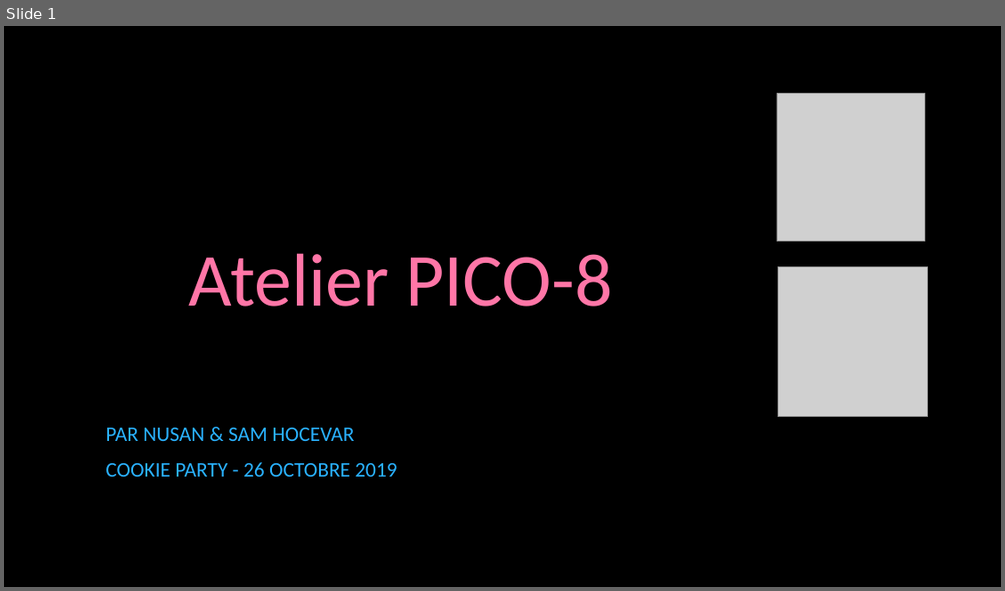
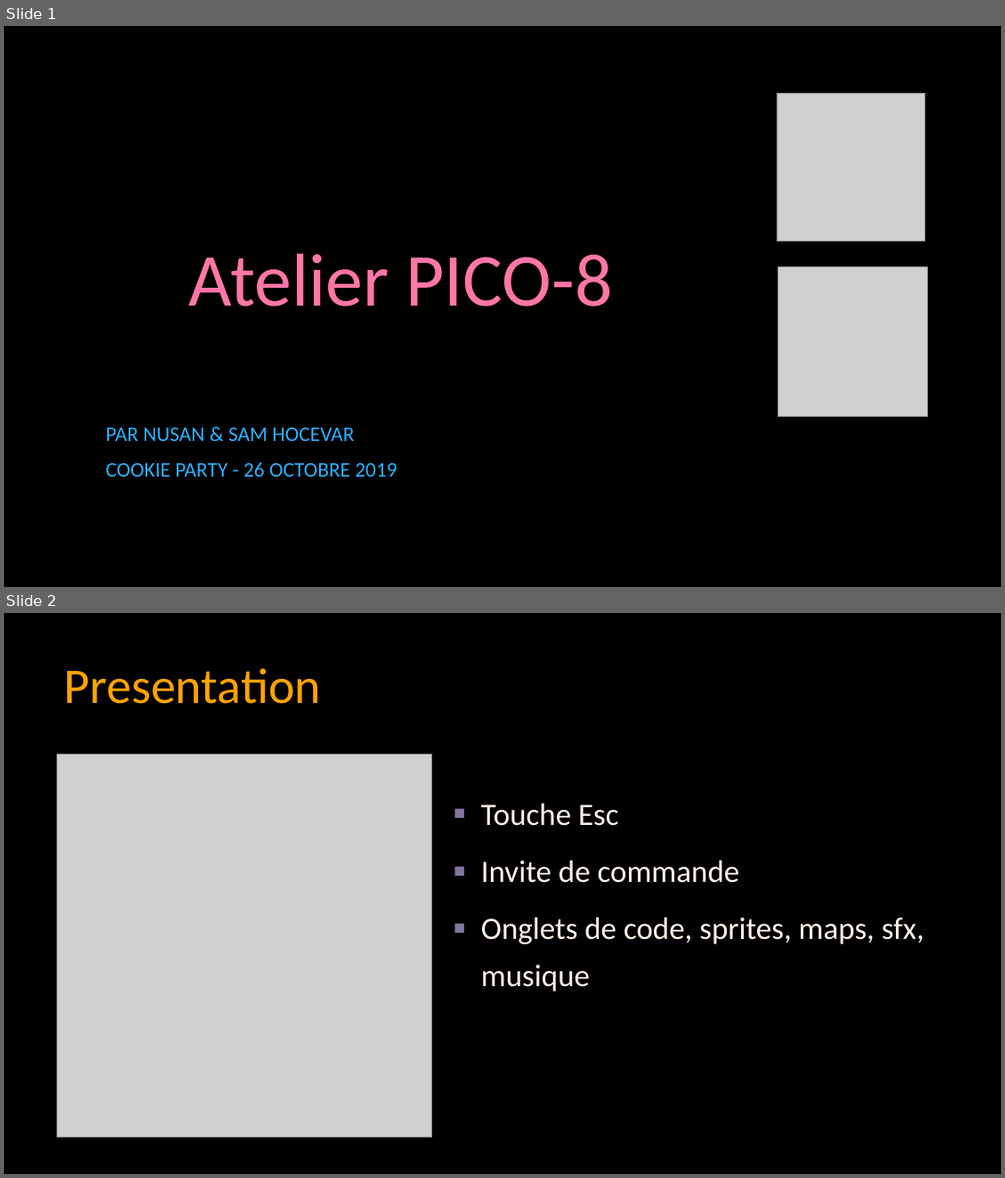
Before and after one commit to samhocevar/cookie-party-pico8-workshop, a slide deck: pico8-workshop.pptx. Shown one above the other, each under a label of ours: slide 1 before the commit, slides 1 and 2 after it. The pictures are 1005x591 and 1005x1178 pixels, drawn with LibreOffice and Linux fonts; fonts in the diff are those of the drawing; grey boxes stand for pictures; background and template pictures are left out. Boxes give left, top, right and bottom in pixels: in the first picture for what was removed or moved away, otherwise in the second. Text is boxed around its words. In the diff, an @@ line names an element or a change of style, - is before the commit and + after.

```diff
--- a/pico8-workshop.pptx
+++ b/pico8-workshop.pptx
@@ slide 2 added at bbox=[4, 613, 1001, 1174], background picture (left out) @@
@@ title added at bbox=[65, 668, 322, 704], 48 pt, text #FFA300 @@
+Presentation
@@ picture added at bbox=[57, 754, 432, 1136] @@
@@ text added at bbox=[481, 803, 924, 991], 30 pt, text #FFF1E8 @@
+▪ Touche Esc
+▪ Invite de commande
+▪ Onglets de code, sprites, maps, sfx, musique
```
Also in this commit, not shown: 4 slides changed, 21 other slides added, 1 other file.
